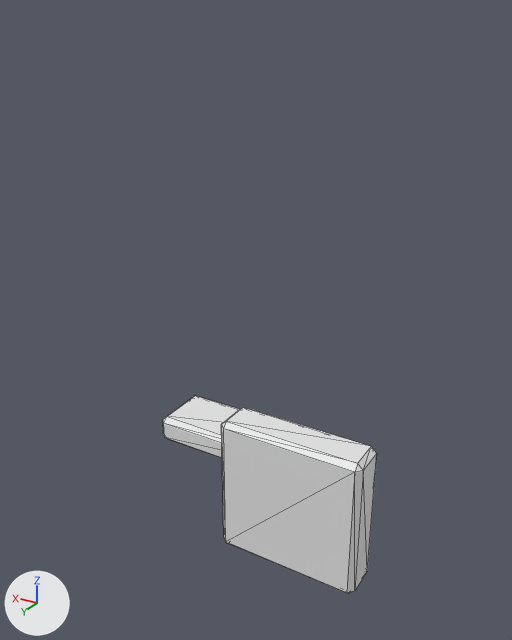
The glTF model assets/source/buildings/directorate/sources/logistics/storage_depot/kit/damaged_dock.gltf: old version first, new version second.
One viewpoint serves both versions: a camera (50 mm lens) standing at (-0.207, -0.025, -0.105) and looking at (-0.006, -0.36, -0.273). Every picture has the same lights, and +X, +Y and +Z are marked at lower left. The older version comes first. Mesh edges are drawn as thin lines. Vertices at exactly the same position are counted once.

In view in the first picture: 'damaged_dock'.
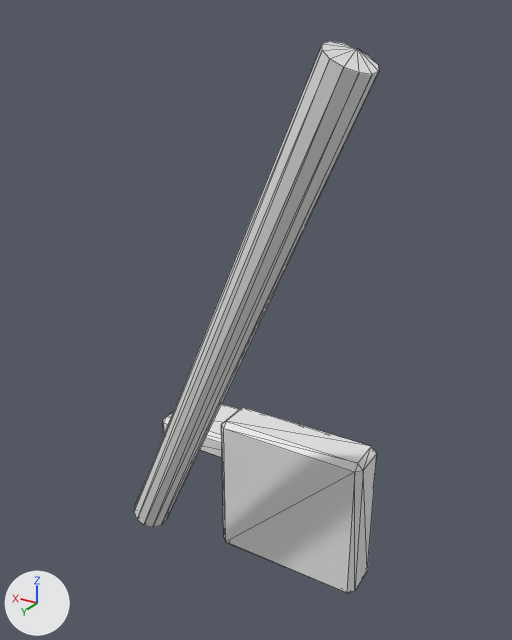
Location of each change, (x1, y1, x2, y2) in pixels of the pictures (512 x 640 px):
'damaged_dock', reshaped (14% wider, 178% taller): before (163, 396, 377, 594); after (134, 41, 379, 594)
part 1 of me_damaged_dock, added: after (134, 41, 379, 527)

What changed in the scene script:
```text
Change me_damaged_dock:
    used by ob_damaged_dock; location = (0.0, 0.0, 0.0)
    remove me_damaged_dock.from_pydata(...)  # 48 vertices, 88 faces; spans x -0.075..0.09, y -0.425..-0.37, z -0.465..-0.36
    add me_damaged_dock.from_pydata(...)  # 72 vertices, 132 faces; spans x -0.1..0.09, y -0.425..-0.278, z -0.465..-0.114
    me_damaged_dock part 1: a new loose piece of 24 vertices spanning x -0.1..0.07, y -0.342..-0.278, z -0.426..-0.114
```
